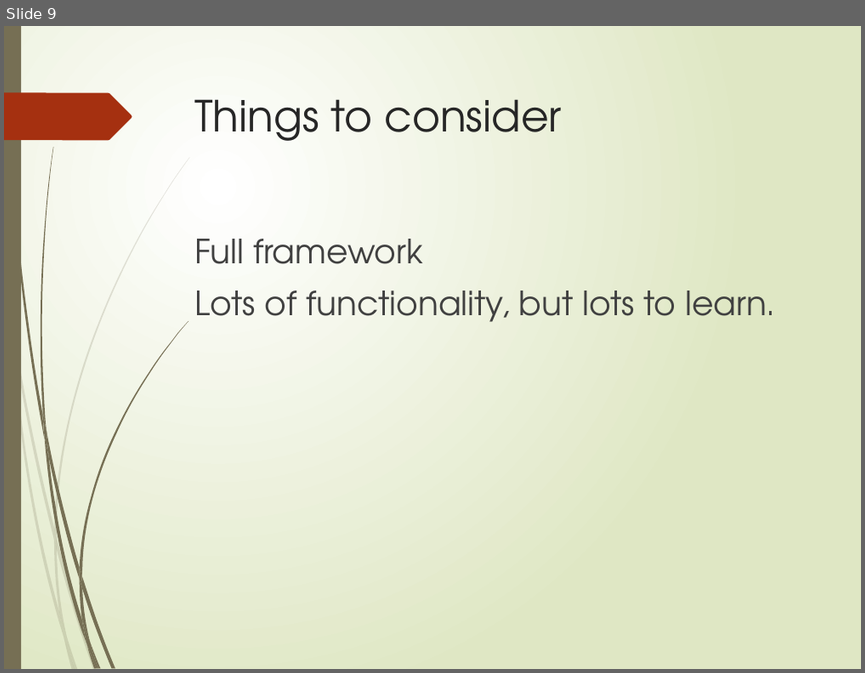
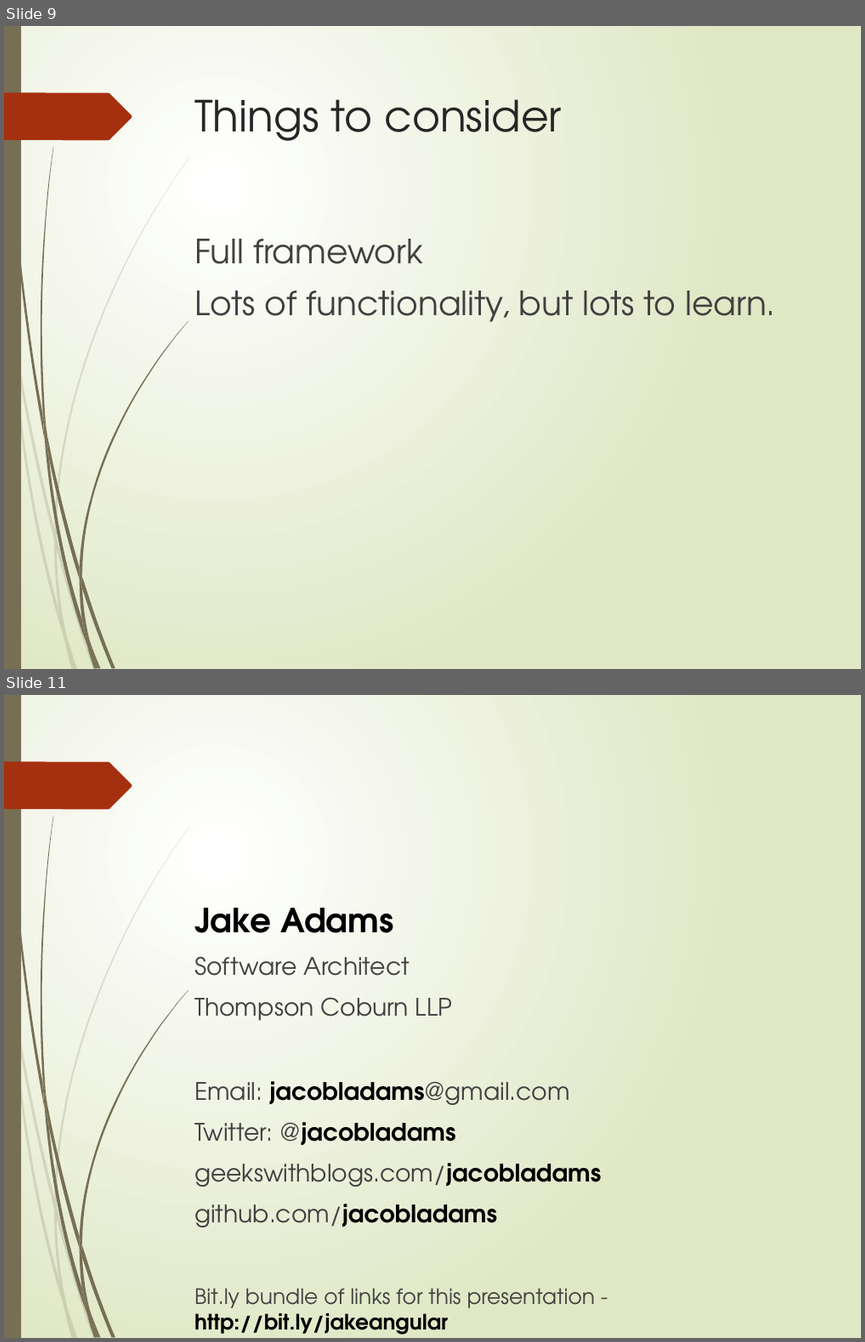
Before and after one commit to jacobladams/presentations, a slide deck: angular-js/Getting Started with AngularJS.pptx. Shown one above the other, each under a label of ours: slide 9 before the commit, slides 9 and 11 after it; the slides between them are not shown. The pictures are 865x673 and 865x1342 pixels, drawn with LibreOffice and Linux fonts; fonts in the diff are those of the drawing. Boxes give left, top, right and bottom in pixels: in the first picture for what was removed or moved away, otherwise in the second. Text is boxed around its words. In the diff, an @@ line names an element or a change of style, - is before the commit and + after.

```diff
--- a/angular-js/Getting Started with AngularJS.pptx
+++ b/angular-js/Getting Started with AngularJS.pptx
@@ slide 11 added at (4,695,861,1338), background gradient #FFFFFF to #DFE8C4; not listed: 24 template elements that a slide beside it also shows @@
@@ text added at (194,907,601,1334), 20.1 pt, text #404040 @@
+Jake Adams
+Software Architect
+Thompson Coburn LLP
+Email: jacobladams@gmail.com
+Twitter: @jacobladams
+geekswithblogs.com/jacobladams
+github.com/jacobladams
+Bit.ly bundle of links for this presentation - http://bit.ly/jakeangular
```
Also in this commit, not shown: 2 slides changed.
